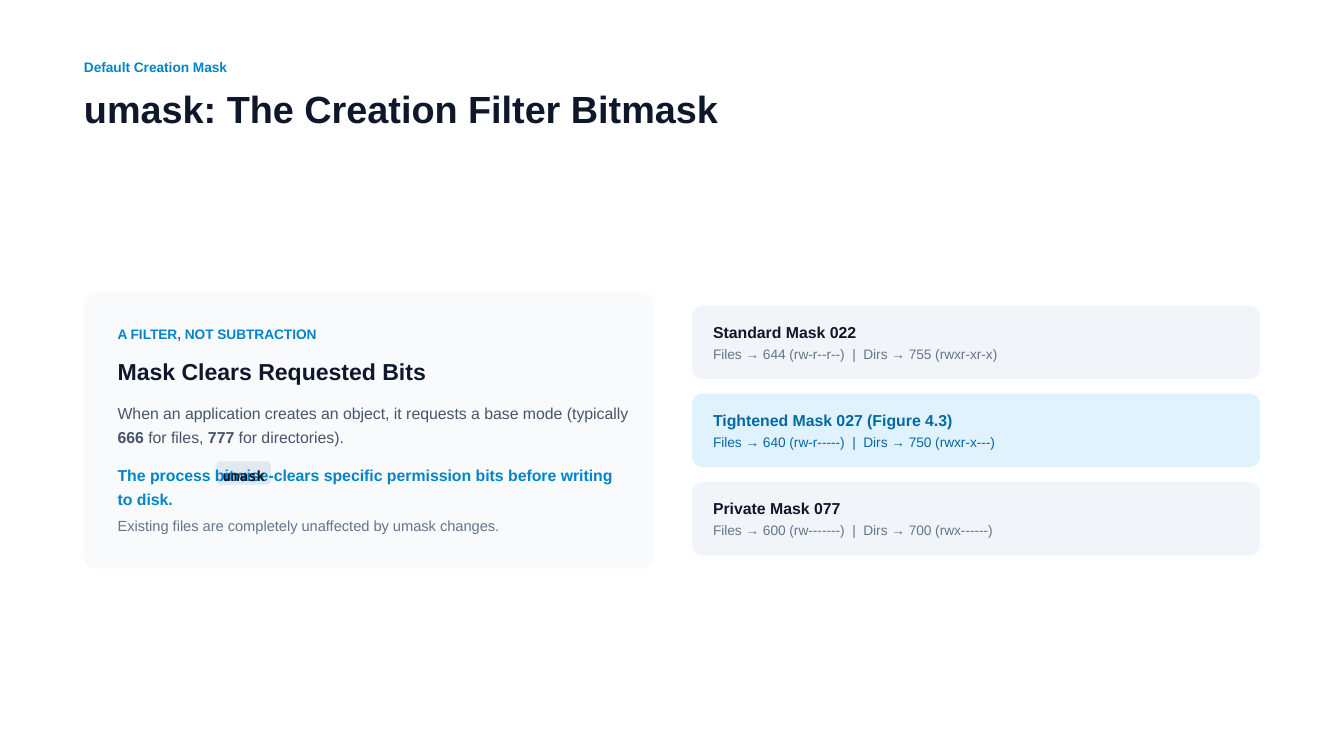
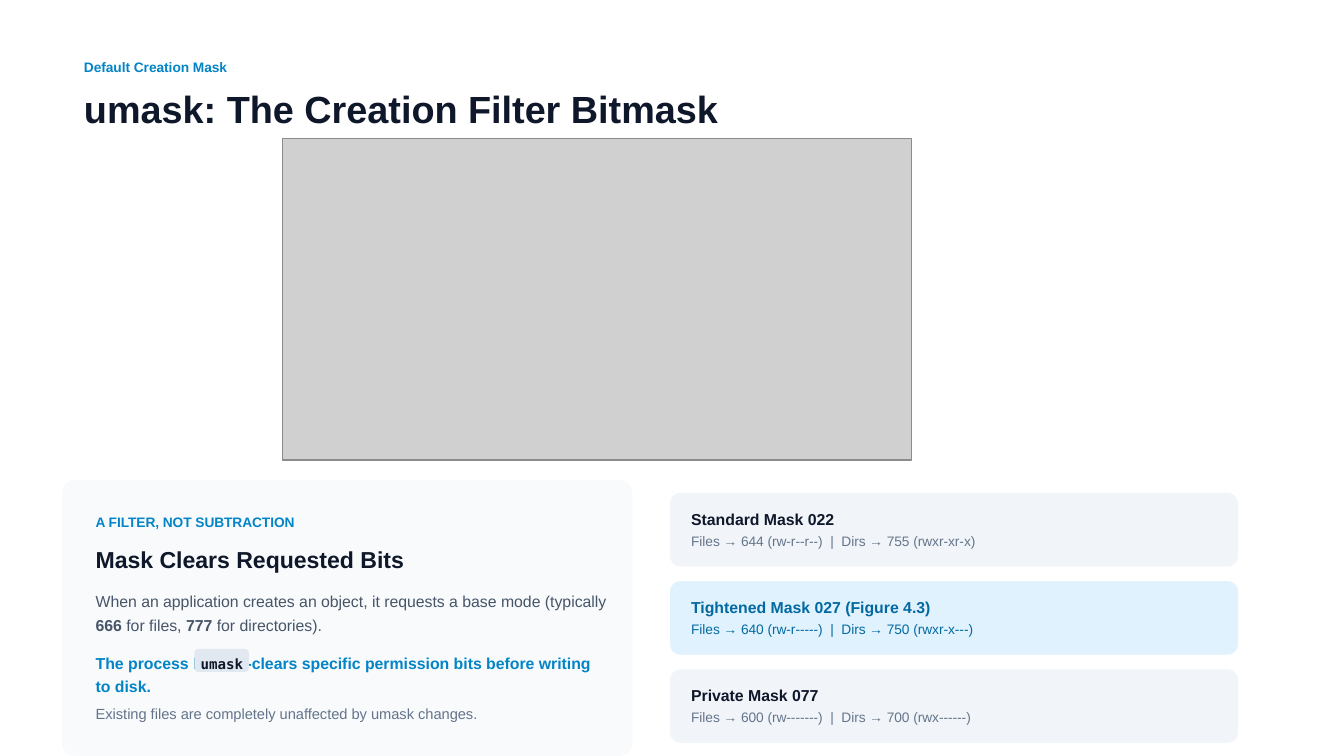
Before and after one commit to flybfree/Linux_Introduction_recovered, a slide deck: slide 9 of Presentation/Lesson 4_ Users, Groups, and Permissions.pptx. Drawn at 1344x756 pixels with LibreOffice and Linux fonts; fonts in the diff are those of the drawing; grey boxes stand for pictures. Boxes give left, top, right and bottom in pixels: in the first picture for what was removed or moved away, otherwise in the second. Text is boxed around its words. In the diff, an @@ line names an element or a change of style, - is before the commit and + after.

```diff
--- a/Presentation/Lesson 4_ Users, Groups, and Permissions.pptx
+++ b/Presentation/Lesson 4_ Users, Groups, and Permissions.pptx
@@ picture added at box(282, 138, 911, 460) @@
@@ 5 texts, 1 rounded rectangle: place and size @@
-5 texts, 1 rounded rectangle at box(84, 292, 993, 569)
+5 texts, 1 rounded rectangle at box(63, 480, 971, 756)
@@ rounded rectangle: place and size @@
-rounded rectangle at box(693, 306, 1260, 379)
+rounded rectangle at box(670, 493, 1238, 567)
@@ rounded rectangle: place and size @@
-rounded rectangle at box(693, 394, 1260, 468)
+rounded rectangle at box(670, 582, 1238, 655)
@@ 7 texts, 1 rounded rectangle: place and size @@
-7 texts, 1 rounded rectangle at box(118, 326, 997, 505)
+7 texts, 1 rounded rectangle at box(96, 513, 975, 692)
@@ rounded rectangle: place and size @@
-rounded rectangle at box(693, 482, 1260, 556)
+rounded rectangle at box(670, 669, 1238, 743)
```
Also in this commit, not shown: 8 other slides changed, 7 other files.
